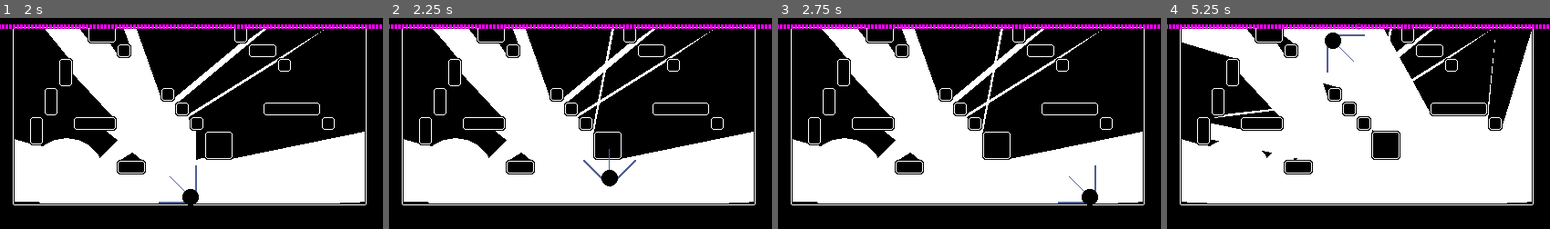
Above: before the commit, frames 1-4 (left to right).
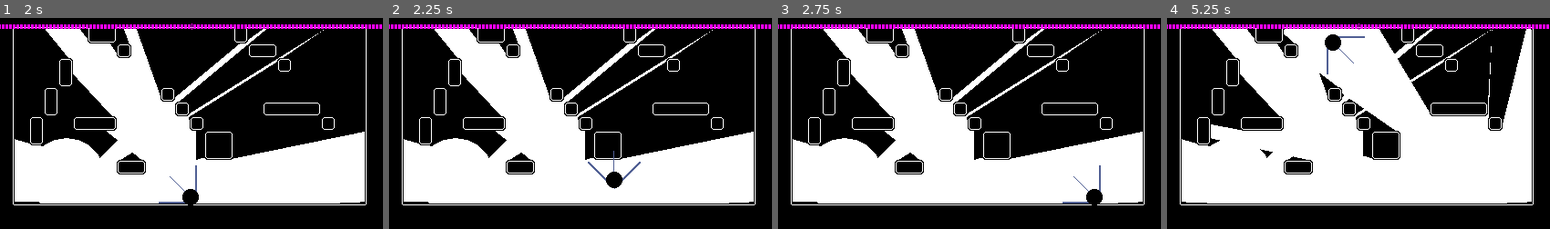
Above: after the commit, the same moments.

Repository: KingOfSpadesJFK/bhleg
Game: Godot game, scene res://levels/test_level.tscn
The game is run twice, just before and just after one commit, with the same random seed, the same clock (stepped at 60 frames per second) and the same inputs.
Inputs (mouse positions are in pixels of both pictures, inside the frame that each line leads up to):
- Up to frame 1 (2 s): tap Enter at 0.5 s; move the mouse to (275, 112) at 0.52 s; press the mouse at (275, 112) at 0.53 s; hold D (player_right) 0.53-1.25 s; tap Space (player_jump) at 0.77 s; release the mouse at (275, 112) at 1.25 s; drag from (114, 134) to (172, 167) at 1.27 s
- Up to frame 2 (2.25 s): tap Space (player_jump) at 2 s; move the mouse to (618, 74) at 2.02 s; press the mouse at (618, 74) at 2.03 s; hold D (player_right) from 2.03 s (still down)
- Up to frame 3 (2.75 s): keep holding D (player_right)
- Up to frame 4 (5.25 s): release D (player_right) at 2.75 s; release the mouse at (1396, 74) at 2.75 s; drag from (1339, 167) to (1243, 89) at 2.77 s; tap Enter at 3.5 s; move the mouse to (1473, 157) at 3.52 s; press the mouse at (1473, 157) at 3.53 s; hold A (player_left) 3.53-4.25 s; tap Space (player_jump) at 3.77, 5 s; release the mouse at (1473, 157) at 4.25 s; drag from (1243, 89) to (1301, 68) at 4.27 s; move the mouse to (1377, 123) at 5.02 s; press the mouse at (1377, 123) at 5.03 s; hold A (player_left) from 5.03 s (still down)

Frame 1 is identical in both runs. In frame 2, 1.0% of the frame differs, in the area x 11-66%, y 5-82%; in frame 3, 0.9%; in frame 4, 3.0%, in the area x 3-96%, y 5-88%.

Commit message:
player can only shine on ground

Diff:
--- a/scripts/player.gd
+++ b/scripts/player.gd
@@ -162,7 +162,7 @@
 	# Since there's probs only gonna be one place we'll need this, put it here
 	#  A check to see if we should do the flash or not
 	var _flash_check: Callable = func() -> bool:
-		if event.is_action_pressed("player_flash"):
+		if event.is_action_pressed("player_flash") && is_on_floor():
 			match flash_type:
 				FlashType.WHITE:
 					if _has_enough_for_white():
